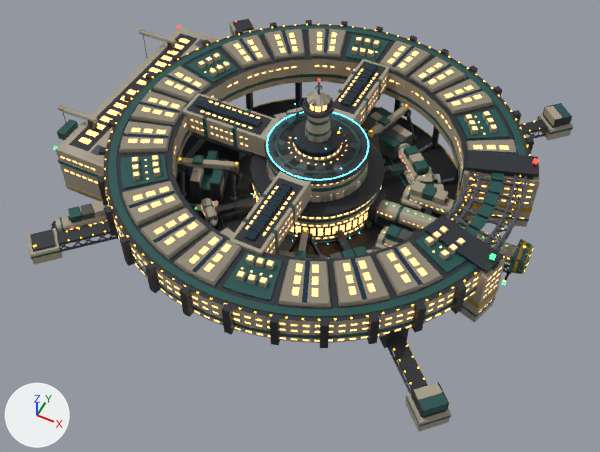
Before and after pictures for a commit that changed the glTF model assets/ships/release/render-packages/helios-trade-hub/render.glb.
Both versions are drawn from a 50 mm lens placed at (69.1, -142.2, 172.3), pointed at (4.0, -12.1, 9.7). Lighting does not change. The marker at lower left points along +X, +Y and +Z. The first picture is the older version. Objects named as collision shapes, trigger or cutter boxes, shadow casters or lower levels of detail are left out. Where no turn or scale is listed for an object, it has been applied to the vertices.

Names of what the first picture shows: 'LOD0_Armor', 'LOD0_CANOPY', 'LOD1_Armor', 'LOD2_Armor' and 2 more.
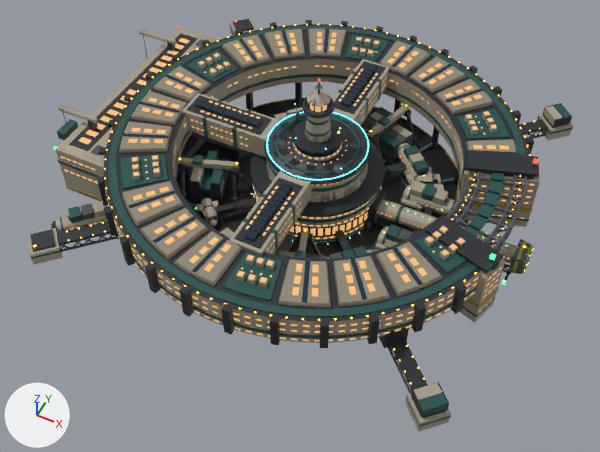
Location of each change, (x1, y1, x2, y2) in pixels of the pictures (600 x 452 px):
'LOD0_Armor', surface changed
    both: (57, 29, 535, 343)
'LOD1_Armor', surface changed
    both: (62, 28, 538, 345)
'LOD2_Armor', surface changed
    both: (58, 35, 538, 345)

The edits, one by one:
In material 'Material_Emissive_Warm' (mat_material_emissive_warm), emission_strength goes from 2.2 to 0.77.
